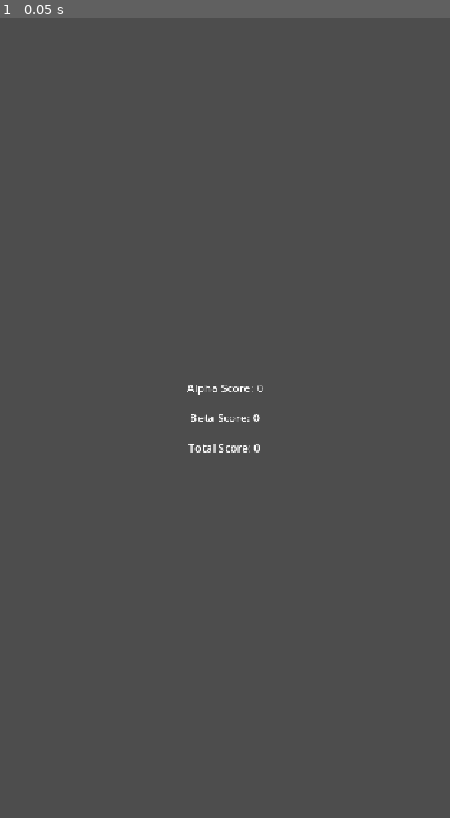
Above: before the commit, frame 1.
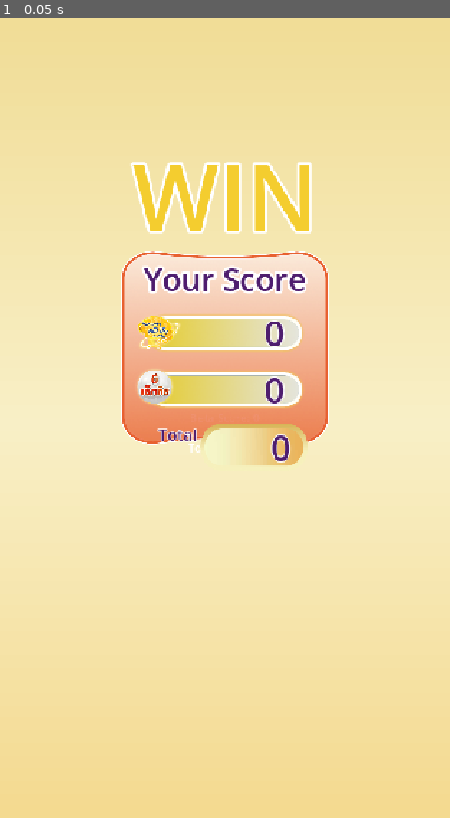
Above: after the commit, the same moment.

Repository: 6099sin/pro-c
Game: Godot game, scene res://scenes/ui/EndGame.tscn
Two runs of this game, one before a commit and one after it. Both use one fixed random seed, a clock stepped at 60 frames per second and the inputs below. This scene is started directly instead of the project's main scene.
Inputs:
- Up to frame 1 (0.05 s): no input

The runs differ from the first frame. In frame 1, 100% of the frame differs, in the area x 0-100%, y 0-100%.

Commit message:
add node UI in Score Scene

Diff:
--- a/scenes/ui/EndGame.tscn
+++ b/scenes/ui/EndGame.tscn
@@ -1,7 +1,108 @@
-[gd_scene load_steps=3 format=3 uid="uid://uqna81xmj53d"]
+[gd_scene load_steps=17 format=3 uid="uid://uqna81xmj53d"]
 
 [ext_resource type="Script" uid="uid://bmivw0xjycd0c" path="res://scripts/ui/end_game.gd" id="1_script"]
 [ext_resource type="Texture2D" uid="uid://iwc7xll1twdi" path="res://assets/UI/UI2/promote.png" id="2_jgq0i"]
+[ext_resource type="Texture2D" uid="uid://ql7sre145r2k" path="res://assets/UI/UI3/BG_UI1.png" id="3_wtnl6"]
+[ext_resource type="Texture2D" uid="uid://c7yq2emkqgto7" path="res://assets/UI/UI2/BarAlpha_Fill.png" id="4_bbu7g"]
+[ext_resource type="Texture2D" uid="uid://dbgi1yh3bas4b" path="res://assets/UI/Item/Alpha.png" id="5_jn2uc"]
+[ext_resource type="Texture2D" uid="uid://bp41wh7ort5ab" path="res://assets/UI/Item/Beta.png" id="6_7c47n"]
+[ext_resource type="Texture2D" uid="uid://dg8wrf21lbngy" path="res://assets/UI/UI1/Boxถัดไป.png" id="7_1525q"]
+
+[sub_resource type="Gradient" id="Gradient_855qe"]
+offsets = PackedFloat32Array(0, 0.48923078, 1)
+colors = PackedColorArray(0.95686275, 0.85490197, 0.5647059, 1, 0.9764706, 0.9411765, 0.78039217, 1, 0.94509804, 0.8666667, 0.5921569, 1)
+
+[sub_resource type="GradientTexture2D" id="GradientTexture2D_nyp2j"]
+gradient = SubResource("Gradient_855qe")
+fill_from = Vector2(0, 1)
+fill_to = Vector2(0, 0)
+
+[sub_resource type="StyleBoxFlat" id="StyleBoxFlat_k6gj8"]
+content_margin_left = 0.0
+content_margin_top = 0.0
+content_margin_right = 0.0
+content_margin_bottom = 0.0
+bg_color = Color(0.29411766, 0.29411766, 0.29411766, 0)
+corner_radius_top_left = 3
+corner_radius_top_right = 3
+corner_radius_bottom_right = 3
+corner_radius_bottom_left = 3
+corner_detail = 5
+
+[sub_resource type="StyleBoxFlat" id="StyleBoxFlat_2ppgi"]
+content_margin_left = 0.0
+content_margin_top = 0.0
+content_margin_right = 0.0
+content_margin_bottom = 0.0
+bg_color = Color(0.101960786, 0.101960786, 0.101960786, 0)
+border_color = Color(0.8, 0.8, 0.8, 0)
+corner_radius_top_left = 3
+corner_radius_top_right = 3
+corner_radius_bottom_right = 3
+corner_radius_bottom_left = 3
+corner_detail = 5
+
+[sub_resource type="StyleBoxFlat" id="StyleBoxFlat_rcyyl"]
+content_margin_left = 2.0
+content_margin_top = 2.0
+content_margin_right = 2.0
+content_margin_bottom = 2.0
+bg_color = Color(0, 0.2509804, 0.42745098, 0.49411765)
+border_width_left = 4
+border_width_top = 5
+border_width_right = 4
+border_width_bottom = 5
+border_color = Color(1, 1, 1, 1)
+corner_radius_top_left = 30
+corner_radius_top_right = 30
+corner_radius_bottom_right = 30
+corner_radius_bottom_left = 30
+corner_detail = 6
+expand_margin_top = 5.0
+expand_margin_bottom = 5.0
+shadow_color = Color(0.9411765, 0.7607843, 0.36078432, 0.75686276)
+shadow_size = 4
+
+[sub_resource type="StyleBoxTexture" id="StyleBoxTexture_y6p45"]
+texture = ExtResource("4_bbu7g")
+region_rect = Rect2(12, 0, 328, 36)
+
+[sub_resource type="StyleBoxFlat" id="StyleBoxFlat_lhgty"]
+content_margin_left = 0.0
+content_margin_top = 0.0
+content_margin_right = 0.0
+content_margin_bottom = 0.0
+bg_color = Color(0.101960786, 0.101960786, 0.101960786, 0)
+corner_radius_top_left = 3
+corner_radius_top_right = 3
+corner_radius_bottom_right = 3
+corner_radius_bottom_left = 3
+corner_detail = 5
+
+[sub_resource type="StyleBoxFlat" id="StyleBoxFlat_pl62j"]
+content_margin_left = 2.0
+content_margin_top = 2.0
+content_margin_right = 2.0
+content_margin_bottom = 2.0
+bg_color = Color(0, 0.2509804, 0.42745098, 0.49411765)
+border_width_left = 4
+border_width_top = 5
+border_width_right = 4
+border_width_bottom = 5
+border_color = Color(1, 1, 1, 1)
+corner_radius_top_left = 30
+corner_radius_top_right = 30
+corner_radius_bottom_right = 30
+corner_radius_bottom_left = 30
+corner_detail = 6
+expand_margin_top = 5.0
+expand_margin_bottom = 5.0
+shadow_color = Color(0.9411765, 0.7607843, 0.36078432, 0.75686276)
+shadow_size = 4
+
+[sub_resource type="StyleBoxTexture" id="StyleBoxTexture_odq5o"]
+texture = ExtResource("4_bbu7g")
+region_rect = Rect2(12, 0, 328, 36)
 
 [node name="EndGame" type="Control"]
 layout_mode = 3
@@ -11,6 +112,15 @@
 grow_horizontal = 2
 grow_vertical = 2
 script = ExtResource("1_script")
+
+[node name="ColorRect" type="TextureRect" parent="."]
+layout_mode = 1
+anchors_preset = 15
+anchor_right = 1.0
+anchor_bottom = 1.0
+grow_horizontal = 2
+grow_vertical = 2
+texture = SubResource("GradientTexture2D_nyp2j")
 
 [node name="CenterContainer" type="CenterContainer" parent="."]
 layout_mode = 1
@@ -48,3 +158,213 @@
 grow_horizontal = 2
 grow_vertical = 2
 texture = ExtResource("2_jgq0i")
+
+[node name="VBoxContainer" type="VBoxContainer" parent="."]
+layout_mode = 1
+anchors_preset = 8
+anchor_left = 0.5
+anchor_top = 0.5
+anchor_right = 0.5
+anchor_bottom = 0.5
+offset_left = -150.0
+offset_top = -241.0
+offset_right = 150.0
+offset_bottom = 241.0
+grow_horizontal = 2
+grow_vertical = 2
+
+[node name="PanelContainer" type="PanelContainer" parent="VBoxContainer"]
+layout_mode = 2
+theme_override_styles/panel = SubResource("StyleBoxFlat_k6gj8")
+
+[node name="TextureRect" type="TextureRect" parent="VBoxContainer/PanelContainer"]
+layout_mode = 2
+texture = ExtResource("3_wtnl6")
+expand_mode = 1
+
+[node name="MarginContainer2" type="MarginContainer" parent="VBoxContainer/PanelContainer"]
+layout_mode = 2
+theme_override_constants/margin_top = -290
+theme_override_constants/margin_bottom = 270
+
+[node name="TextureRect" type="Label" parent="VBoxContainer/PanelContainer/MarginContainer2"]
+custom_minimum_size = Vector2(300, 300)
+layout_mode = 2
+size_flags_horizontal = 4
+theme_override_colors/font_color = Color(0.95686275, 0.8039216, 0.18431373, 1)
+theme_override_colors/font_outline_color = Color(1, 1, 1, 1)
+theme_override_constants/outline_size = 16
+theme_override_font_sizes/font_size = 131
+text = "WIN"
+horizontal_alignment = 1
+vertical_alignment = 2
+
+[node name="MarginContainer" type="MarginContainer" parent="VBoxContainer/PanelContainer"]
+layout_mode = 2
+theme_override_constants/margin_left = 25
+theme_override_constants/margin_top = 32
+theme_override_constants/margin_right = 25
+theme_override_constants/margin_bottom = 32
+
+[node name="VBoxContainer" type="VBoxContainer" parent="VBoxContainer/PanelContainer/MarginContainer"]
+layout_mode = 2
+theme_override_constants/separation = 12
+
+[node name="MarginContainer4" type="MarginContainer" parent="VBoxContainer/PanelContainer/MarginContainer/VBoxContainer"]
+layout_mode = 2
+theme_override_constants/margin_top = -23
+
+[node name="Label" type="Label" parent="VBoxContainer/PanelContainer/MarginContainer/VBoxContainer/MarginContainer4"]
+layout_mode = 2
+theme_override_colors/font_color = Color(0.30588236, 0.11372549, 0.43137255, 1)
+theme_override_colors/font_outline_color = Color(1, 1, 1, 1)
+theme_override_constants/outline_size = 15
+theme_override_font_sizes/font_size = 45
+text = "Your Score"
+horizontal_alignment = 1
+
+[node name="MarginContainer2" type="MarginContainer" parent="VBoxContainer/PanelContainer/MarginContainer/VBoxContainer"]
+layout_mode = 2
+theme_override_constants/margin_left = 14
+theme_override_constants/margin_right = 14
+
+[node name="PanelContainer3" type="PanelContainer" parent="VBoxContainer/PanelContainer/MarginContainer/VBoxContainer/MarginContainer2"]
+custom_minimum_size = Vector2(0, 40)
+layout_mode = 2
+size_flags_horizontal = 3
+size_flags_vertical = 6
+theme_override_styles/panel = SubResource("StyleBoxFlat_2ppgi")
+
+[node name="ProgressBar" type="ProgressBar" parent="VBoxContainer/PanelContainer/MarginContainer/VBoxContainer/MarginContainer2/PanelContainer3"]
+custom_minimum_size = Vector2(0, 40)
+layout_mode = 2
+size_flags_vertical = 4
+theme_override_styles/background = SubResource("StyleBoxFlat_rcyyl")
+theme_override_styles/fill = SubResource("StyleBoxTexture_y6p45")
+max_value = 500.0
+step = 1.0
+value = 500.0
+show_percentage = false
+
+[node name="MarginContainer" type="MarginContainer" parent="VBoxContainer/PanelContainer/MarginContainer/VBoxContainer/MarginContainer2/PanelContainer3"]
+custom_minimum_size = Vector2(1.69, 1.885)
+layout_mode = 2
+size_flags_horizontal = 0
+theme_override_constants/margin_left = -20
+
+[node name="TextureRect" type="TextureRect" parent="VBoxContainer/PanelContainer/MarginContainer/VBoxContainer/MarginContainer2/PanelContainer3/MarginContainer"]
+custom_minimum_size = Vector2(70, 70)
+layout_mode = 2
+texture = ExtResource("5_jn2uc")
+expand_mode = 1
+stretch_mode = 4
+
+[node name="MarginContainer2" type="MarginContainer" parent="VBoxContainer/PanelContainer/MarginContainer/VBoxContainer/MarginContainer2/PanelContainer3"]
+custom_minimum_size = Vector2(1.69, 1.885)
+layout_mode = 2
+size_flags_horizontal = 8
+theme_override_constants/margin_right = 25
+
+[node name="addPointAlpha" type="Label" parent="VBoxContainer/PanelContainer/MarginContainer/VBoxContainer/MarginContainer2/PanelContainer3/MarginContainer2"]
+layout_mode = 2
+theme_override_colors/font_color = Color(0.30588236, 0.11372549, 0.43137255, 1)
+theme_override_colors/font_outline_color = Color(1, 1, 1, 1)
+theme_override_constants/outline_size = 6
+theme_override_font_sizes/font_size = 50
+text = "500"
+
+[node name="MarginContainer3" type="MarginContainer" parent="VBoxContainer/PanelContainer/MarginContainer/VBoxContainer"]
+layout_mode = 2
+theme_override_constants/margin_left = 14
+theme_override_constants/margin_right = 14
+
+[node name="PanelContainer2" type="PanelContainer" parent="VBoxContainer/PanelContainer/MarginContainer/VBoxContainer/MarginContainer3"]
+custom_minimum_size = Vector2(0, 40)
+layout_mode = 2
+size_flags_horizontal = 3
+size_flags_vertical = 6
+theme_override_styles/panel = SubResource("StyleBoxFlat_lhgty")
+
+[node name="ProgressBar" type="ProgressBar" parent="VBoxContainer/PanelContainer/MarginContainer/VBoxContainer/MarginContainer3/PanelContainer2"]
+custom_minimum_size = Vector2(0, 40)
+layout_mode = 2
+size_flags_vertical = 4
+theme_override_styles/background = SubResource("StyleBoxFlat_pl62j")
+theme_override_styles/fill = SubResource("StyleBoxTexture_odq5o")
+max_value = 500.0
+step = 1.0
+value = 500.0
+show_percentage = false
+
+[node name="MarginContainer" type="MarginContainer" parent="VBoxContainer/PanelContainer/MarginContainer/VBoxContainer/MarginContainer3/PanelContainer2"]
+layout_mode = 2
+size_flags_horizontal = 0
+theme_override_constants/margin_left = -20
+
+[node name="TextureRect" type="TextureRect" parent="VBoxContainer/PanelContainer/MarginContainer/VBoxContainer/MarginContainer3/PanelContainer2/MarginContainer"]
+custom_minimum_size = Vector2(60, 60)
+layout_mode = 2
+texture = ExtResource("6_7c47n")
+expand_mode = 1
+stretch_mode = 4
+
+[node name="MarginContainer2" type="MarginContainer" parent="VBoxContainer/PanelContainer/MarginContainer/VBoxContainer/MarginContainer3/PanelContainer2"]
+custom_minimum_size = Vector2(1.69, 1.885)
+layout_mode = 2
+size_flags_horizontal = 8
+theme_override_constants/margin_right = 25
+
+[node name="addPointBeta" type="Label" parent="VBoxContainer/PanelContainer/MarginContainer/VBoxContainer/MarginContainer3/PanelContainer2/MarginContainer2"]
+layout_mode = 2
+theme_override_colors/font_color = Color(0.30588236, 0.11372549, 0.43137255, 1)
+theme_override_colors/font_outline_color = Color(1, 1, 1, 1)
+theme_override_constants/outline_size = 6
+theme_override_font_sizes/font_size = 50
+text = "700"
+
+[node name="MarginContainer3" type="MarginContainer" parent="VBoxContainer"]
+layout_mode = 2
+theme_override_constants/margin_top = -35
+
+[node name="HBoxContainer" type="HBoxContainer" parent="VBoxContainer/MarginContainer3"]
+layout_mode = 2
+
+[node name="MarginContainer" type="MarginContainer" parent="VBoxContainer/MarginContainer3/HBoxContainer"]
+layout_mode = 2
+size_flags_horizontal = 3
+
+[node name="Label" type="Label" parent="VBoxContainer/MarginContainer3/HBoxContainer/MarginContainer"]
+layout_mode = 2
+size_flags_horizontal = 10
+size_flags_vertical = 0
+theme_override_colors/font_color = Color(0.30588236, 0.11372549, 0.43137255, 1)
+theme_override_colors/font_outline_color = Color(1, 1, 1, 1)
+theme_override_constants/outline_size = 5
+theme_override_font_sizes/font_size = 23
+text = "Total"
+horizontal_alignment = 2
+
+[node name="PanelContainer2" type="MarginContainer" parent="VBoxContainer/MarginContainer3/HBoxContainer"]
+custom_minimum_size = Vector2(0, 40)
+layout_mode = 2
+size_flags_horizontal = 10
+size_flags_vertical = 6
+theme_override_constants/margin_right = 30
+
+[node name="TextureRect" type="TextureRect" parent="VBoxContainer/MarginContainer3/HBoxContainer/PanelContainer2"]
+layout_mode = 2
+texture = ExtResource("7_1525q")
+
+[node name="MarginContainer2" type="MarginContainer" parent="VBoxContainer/MarginContainer3/HBoxContainer/PanelContainer2"]
+custom_minimum_size = Vector2(1.69, 1.885)
+layout_mode = 2
+size_flags_horizontal = 8
+theme_override_constants/margin_right = 25
+
+[node name="allPoint" type="Label" parent="VBoxContainer/MarginContainer3/HBoxContainer/PanelContainer2/MarginContainer2"]
+layout_mode = 2
+theme_override_colors/font_color = Color(0.30588236, 0.11372549, 0.43137255, 1)
+theme_override_colors/font_outline_color = Color(1, 1, 1, 1)
+theme_override_constants/outline_size = 6
+theme_override_font_sizes/font_size = 50
+text = "1000"
--- a/scripts/ui/end_game.gd
+++ b/scripts/ui/end_game.gd
@@ -1,12 +1,16 @@
 extends Control
 
-@onready var label_alpha: Label = $CenterContainer/VBoxContainer/LabelAlpha
-@onready var label_beta: Label = $CenterContainer/VBoxContainer/LabelBeta
-@onready var label_sum: Label = $CenterContainer/VBoxContainer/LabelSum
+@onready var label_alpha: Label = $VBoxContainer/PanelContainer/MarginContainer/VBoxContainer/MarginContainer2/PanelContainer3/MarginContainer2/addPointAlpha
+@onready var label_beta: Label = $VBoxContainer/PanelContainer/MarginContainer/VBoxContainer/MarginContainer3/PanelContainer2/MarginContainer2/addPointBeta
+@onready var label_sum: Label = $VBoxContainer/MarginContainer3/HBoxContainer/PanelContainer2/MarginContainer2/allPoint
 
 
 # Called when the node enters the scene tree for the first time.
 func _ready() -> void:
-	label_alpha.text = "Alpha Score: %d" % GameManager.score_alpha
-	label_beta.text = "Beta Score: %d" % GameManager.score_beta
-	label_sum.text = "Total Score: %d" % GameManager.score
+	# label_alpha.text = "Alpha Score: %d" % GameManager.score_alpha
+	# label_beta.text = "Beta Score: %d" % GameManager.score_beta
+	# label_sum.text = "Total Score: %d" % GameManager.score
+
+	label_alpha.text = "%d" % GameManager.score_alpha
+	label_beta.text = "%d" % GameManager.score_beta
+	label_sum.text = "%d" % GameManager.score
